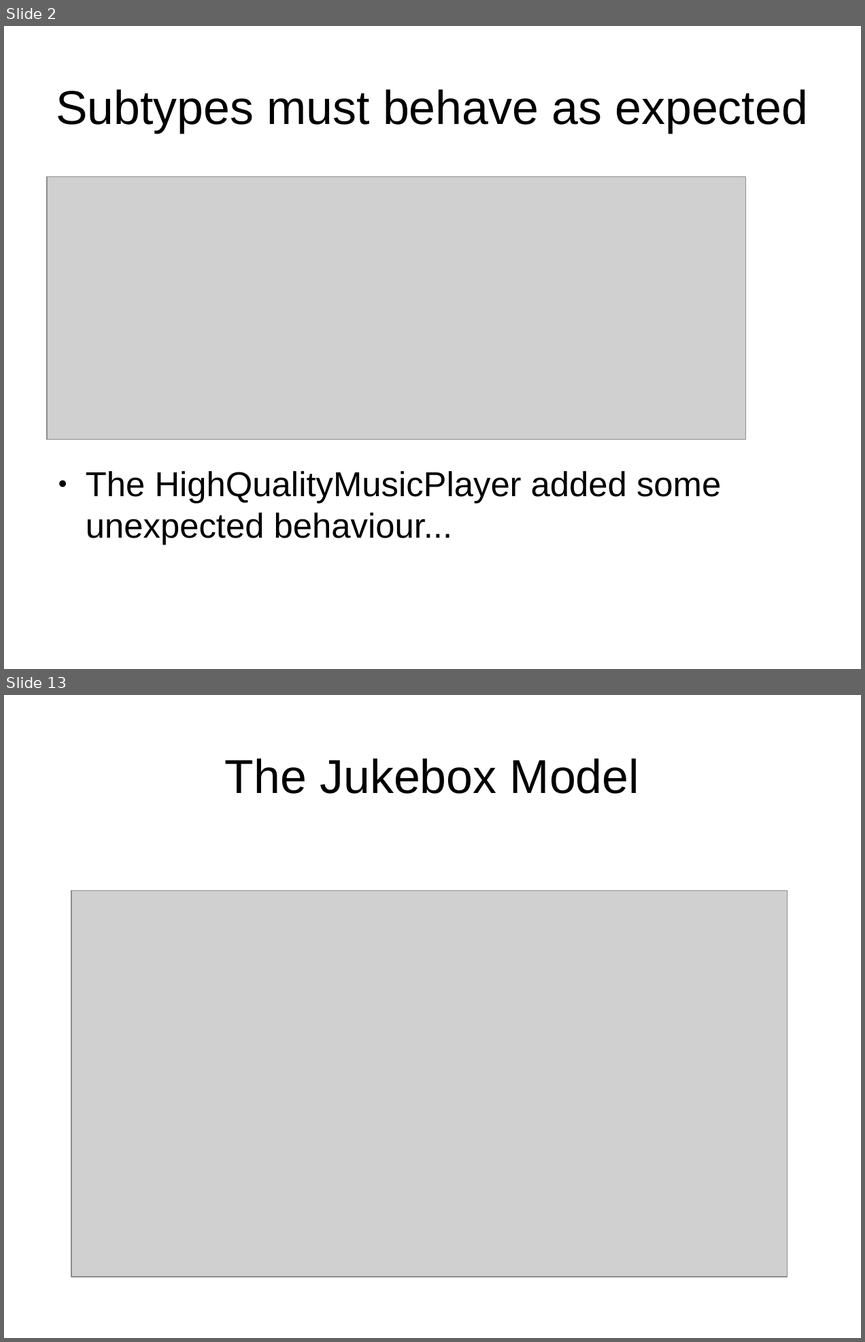
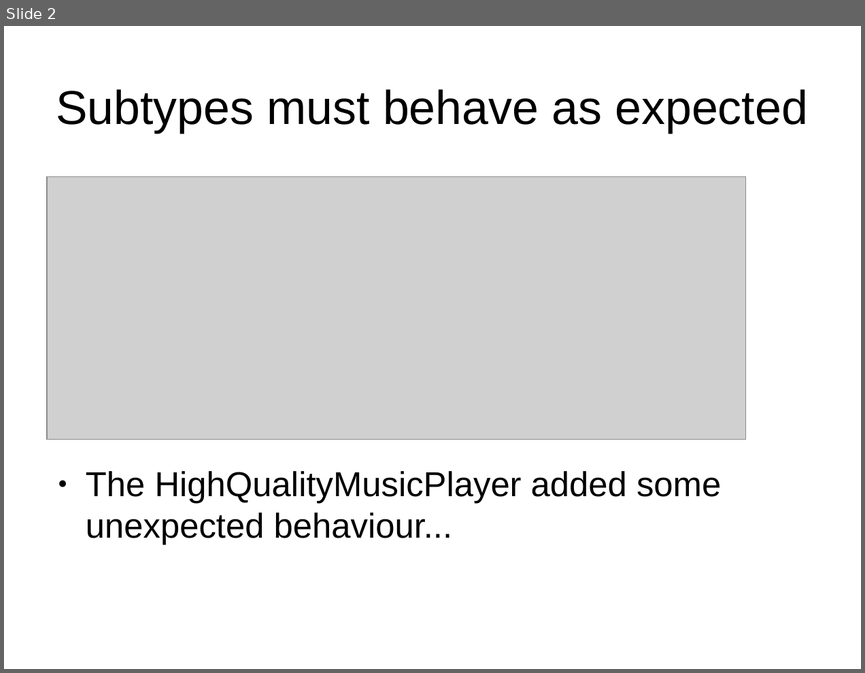
Before and after one commit to james1ewis/LiskovSlides, a slide deck: Liskov Substitution Principle/LSP.odp. Shown one above the other, each under a label of ours: slides 2 and 13 before the commit, slide 2 after it; the slides between them are not shown. The pictures are 865x1342 and 865x673 pixels, drawn with LibreOffice and Linux fonts; fonts in the diff are those of the drawing; grey boxes stand for pictures. Boxes give left, top, right and bottom in pixels: in the first picture for what was removed or moved away, otherwise in the second. Text is boxed around its words. In the diff, an @@ line names an element or a change of style, - is before the commit and + after.

```diff
--- a/Liskov Substitution Principle/LSP.odp
+++ b/Liskov Substitution Principle/LSP.odp
@@ slide 13 removed at <box>4,695,861,1338</box>, background #FFFFFF @@
@@ title removed at <box>225,758,639,794</box> @@
-The Jukebox Model
@@ picture removed at <box>71,891,788,1276</box> @@
```
Also in this commit, not shown: 7 slides changed, 2 slides added, 5 other slides removed, 1 other file.
